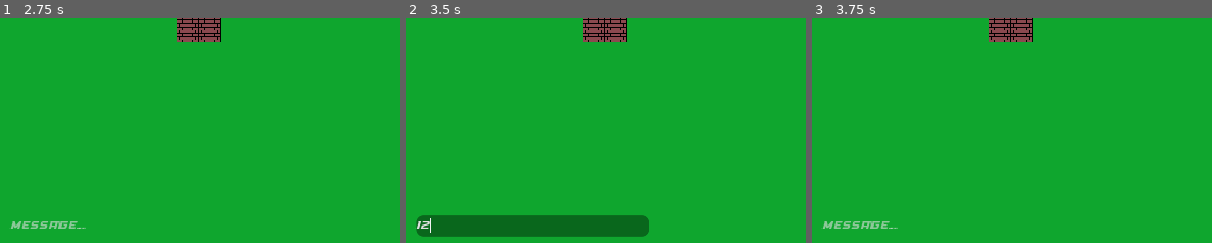
Above: before the commit, frames 1-3 (left to right).
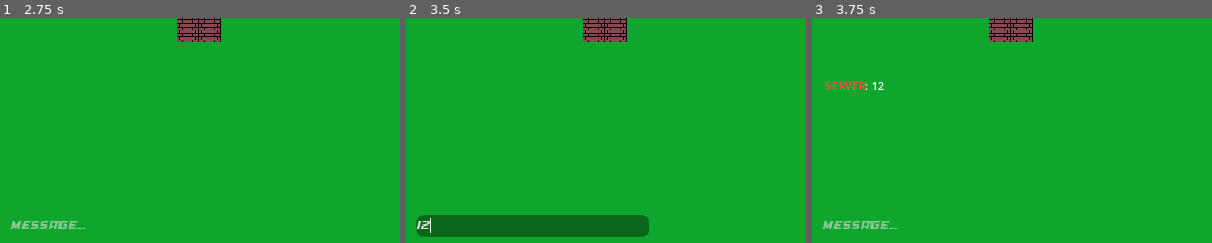
Above: after the commit, the same moments.

Repository: StormLight14/pew-pew-io
Game: Godot game, scene res://multiplayer/multiplayer.tscn
Two runs of this game, one before a commit and one after it. Both use one fixed random seed, a clock stepped at 60 frames per second and the inputs below.
Inputs (mouse positions are % of the whole screen's width and height, from its top left):
- Up to frame 1 (2.75 s): click (58, 3) at 0.52 s; type "Alex" at 0.6 s; click "Host Game" at 1.25 s; click "Start Game" at 2 s
- Up to frame 2 (3.5 s): click (16, 96) at 2.77 s; type "12" at 2.85 s
- Up to frame 3 (3.75 s): tap Enter at 3.5 s; move the mouse to (72, 45) at 3.52 s; press the mouse at (72, 45) at 3.53 s; hold D (right) from 3.53 s (still down)
The pictures show only the part of the screen within x 0-50%, y 50-100%; the shares and areas given below are measured in that part.

Frames 1-2 are identical in both runs. In frame 3, 0.3% of the frame differs, in the area x 3-18%, y 28-32%.
Error before the commit: Invalid operands 'int' and 'String' in operator '!='. (res://GameValues.gd:20)

Commit message:
fix up reload system

Diff:
--- a/GameValues.gd
+++ b/GameValues.gd
@@ -14,28 +14,25 @@
 signal update_ammo_ui
 
 @rpc("any_peer", "call_local", "reliable")
-func send_message(message = "MESSAGE_ERROR", username = "USERNAME_ERROR", player_id = "ID_ERROR"):
+func send_message(message = "MESSAGE_ERROR", username = "USERNAME_ERROR", player_id = 1):
 	var color = "#FFFFFF"
 
-	if player_id != "ID_ERROR":
-		if player_id == 1:
-			color = "#FF4D4D"
-		else:
-			match players[player_id].team:
-				"T":
-					color = "#FFA836"
-				"CT":
-					color = "#364AFF"
+	if player_id == 1:
+		color = "#FF4D4D"
+	else:
+		match players[player_id].team:
+			"T":
+				color = "#FFA836"
+			"CT":
+				color = "#364AFF"
 
 
-		if message != "" and message != " ":
-			var full_message = "[color=" + color + "]" + username + "[/color]" + ": " + message + "\n"
-			print(full_message)
+	if message != "" and message != " ":
+		var full_message = "[color=" + color + "]" + username + "[/color]" + ": " + message + "\n"
+		print(full_message)
 
-			messages += full_message
-			message_sent_signal.emit()
-	else:
-		print("ID ERROR.")
+		messages += full_message
+		message_sent_signal.emit()
 
 @rpc("any_peer", "call_local", "reliable")
 func player_killed(killer_id, victim_id):
--- a/player/player.gd
+++ b/player/player.gd
@@ -19,7 +19,6 @@
 
 var alive = true
 var can_attack = true
-var can_reload = false
 
 var index = 0
 var spawn_pos = Vector2.ZERO
@@ -48,6 +47,7 @@
 		username_label.text = username
 		camera_2d.enabled = true
 		GameValues.change_player_stat.rpc(name.to_int(), "equipped_item", GameValues.players[name.to_int()].equipped_item)
+		GameValues.update_ammo_ui.emit()
 
 func _physics_process(_delta):
 	if is_multiplayer_authority() and alive:
@@ -115,16 +115,20 @@
 						%NoSpread.start(0.3)
 
 						item_dict["magazine-ammo"] -= 1
+						GameValues.update_ammo_ui.emit()
 
 			if item_dict["firing-mode"] == "automatic" and Input.is_action_pressed("attack"):
 				attack_delay.start()
 
 				if item_is_gun:
-					spawn_bullet.rpc((global_position.direction_to(bullet_spawn_point.global_position)).rotated(get_spread_angle()), inventory_items[equipped_item]["damage"], multiplayer.get_unique_id())
-					%NoSpread.start(0.3)
+					if item_dict["magazine-ammo"] > 0:
+						spawn_bullet.rpc((global_position.direction_to(bullet_spawn_point.global_position)).rotated(get_spread_angle()), inventory_items[equipped_item]["damage"], multiplayer.get_unique_id())
+						%NoSpread.start(0.3)
+
+						item_dict["magazine-ammo"] -= 1
+						GameValues.update_ammo_ui.emit()
 
 func reload_gun():
-	print(can_reload)
 	var inventory_items = GameValues.players[name.to_int()]["items"]
 	var equipped_item = GameValues.players[name.to_int()].equipped_item
 
@@ -137,19 +141,22 @@
 					%ReloadDelay.wait_time = item_dict["reload-time"]
 					%ReloadDelay.start()
 
-					if can_reload:
-						if item_dict["reserve-ammo"] >= item_dict["magazine-capacity"]:
-							item_dict["magazine-ammo"] = item_dict["magazine-capacity"]
-							item_dict["reserve-ammo"] -= item_dict["magazine-capacity"]
-
-						elif item_dict["reserve-ammo"] > 0:
-							item_dict["magazine-ammo"] = item_dict["reserve-ammo"]
-							item_dict["reserve-ammo"] = 0
-	can_reload = false
-
 func _on_reload_delay_timeout():
-	can_reload = true
+	var inventory_items = GameValues.players[name.to_int()]["items"]
+	var equipped_item = GameValues.players[name.to_int()].equipped_item
+
+	if equipped_item in inventory_items:
+		var item_dict = inventory_items[equipped_item]
+		if item_dict["reserve-ammo"] >= item_dict["magazine-capacity"]:
+			item_dict["magazine-ammo"] = item_dict["magazine-capacity"]
+			item_dict["reserve-ammo"] -= item_dict["magazine-capacity"]
+
+		elif item_dict["reserve-ammo"] > 0:
+			item_dict["magazine-ammo"] = item_dict["reserve-ammo"]
+			item_dict["reserve-ammo"] = 0
+
 	GameValues.update_ammo_ui.emit()
+
 
 func get_spread_angle():
 	var inventory_items = GameValues.players[name.to_int()]["items"]
@@ -168,7 +175,6 @@
 
 @rpc("any_peer", "call_local", "reliable")
 func spawn_bullet(direction = Vector2.ZERO, damage = 0, player_id = 1):
-	GameValues.update_ammo_ui.emit()
 	var bullet = load("res://bullet/bullet.tscn").instantiate()
 
 	bullet.bullet_direction = direction
